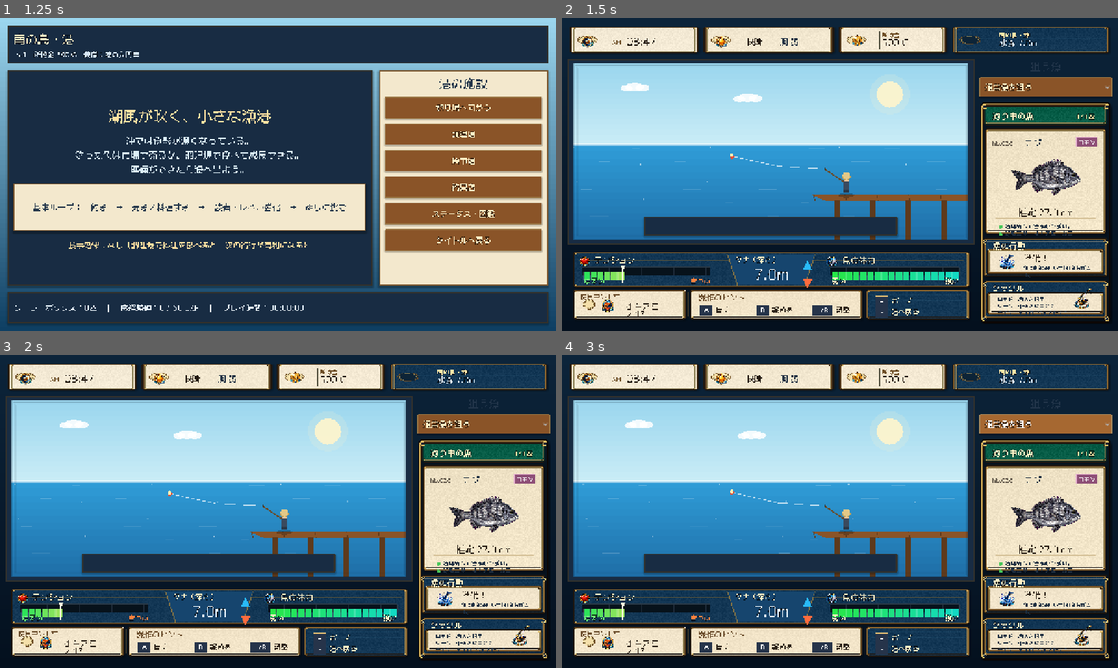
Above: before the commit, frames 1-4 (two rows, left to right).
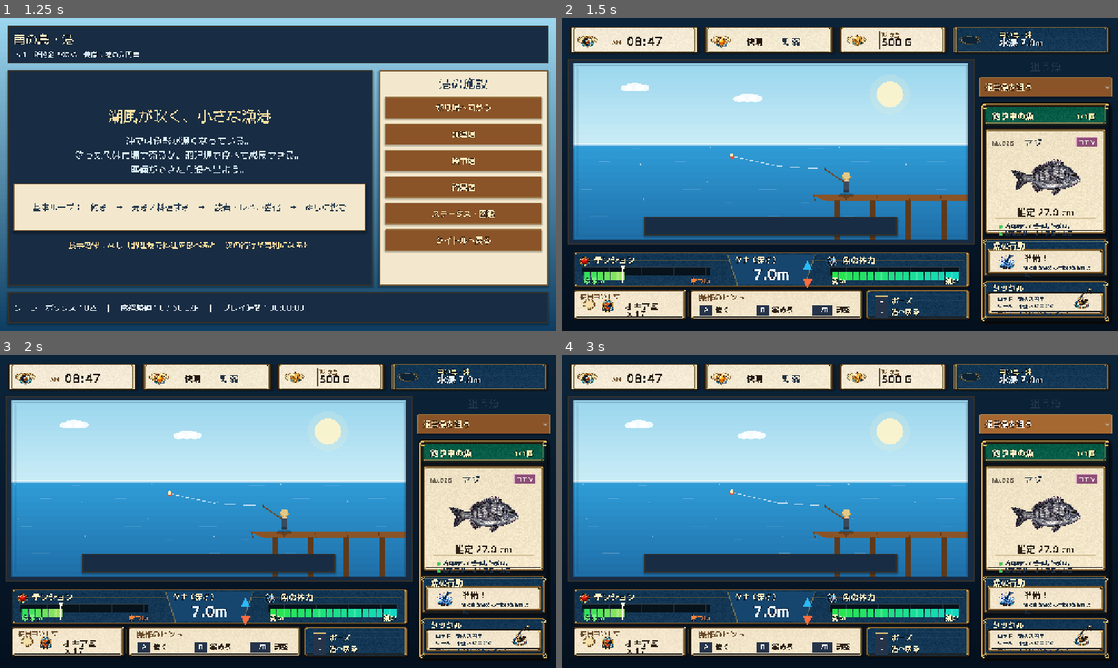
Above: after the commit, the same moments.

Repository: RYUKOU-OKUMURA/tsuri_quest_umi_mvp
Game: Godot game, scene res://scenes/main.tscn
Same seed, same stepped clock (60 frames per second), same inputs: the game is played once before the commit and once after it.
Inputs:
- Up to frame 1 (1.25 s): click "ゲームを始める" at 0.5 s
- Up to frame 2 (1.5 s): click "釣り場へ向かう" at 1.25 s
- Up to frame 3 (2 s): no input
- Up to frame 4 (3 s): click "通常魚を狙う" at 2 s; click "通常魚を狙う" at 2.75 s

Frame 1 is identical in both runs. In frame 2, 1.1% of the frame differs, in the area x 3-96%, y 4-96%; in frame 3, 1.1%; in frame 4, 1.1%.

Commit message:
Improve fight typography

Diff:
--- a/src/ui/components/fight_hud.gd
+++ b/src/ui/components/fight_hud.gd
@@ -8,6 +8,7 @@
 signal give_line_changed(active: bool)
 signal harbor_pressed
 
+const FightFontsScript = preload("res://src/ui/fight_fonts.gd")
 const HUD_FRAME_PATH := "res://assets/showcase/underwater/fight_hud_frame.png"
 const ICON_SHEET_PATH := "res://assets/showcase/underwater/fight_icon_sheet.png"
 const ICON_TENSION := 4
@@ -84,7 +85,7 @@
 
 
 func _draw() -> void:
-	var font := get_theme_default_font()
+	var font := FightFontsScript.bold(get_theme_default_font())
 	var rect := Rect2(Vector2.ZERO, size)
 	if rect.size.x <= 0.0 or rect.size.y <= 0.0:
 		return
--- a/src/ui/components/fight_sidebar.gd
+++ b/src/ui/components/fight_sidebar.gd
@@ -3,6 +3,7 @@
 ## 水中ファイト看板画面の右サイドバー。
 # 魚カード、行動カード、タックルカードをまとめて描画し、参照画像の情報密度に寄せる。
 
+const FightFontsScript = preload("res://src/ui/fight_fonts.gd")
 const FISH_SHEET_PATH := "res://assets/showcase/underwater/kurodai_showcase_sheet.png"
 const SIDEBAR_FRAME_PATH := "res://assets/showcase/underwater/sidebar_frame.png"
 const ICON_SHEET_PATH := "res://assets/showcase/underwater/fight_icon_sheet.png"
@@ -48,7 +49,7 @@
 
 
 func _draw() -> void:
-	var font := get_theme_default_font()
+	var font := FightFontsScript.bold(get_theme_default_font())
 	var w := size.x
 	var h := size.y
 	if w <= 0.0 or h <= 0.0:
--- a/src/ui/components/fight_status_bar.gd
+++ b/src/ui/components/fight_status_bar.gd
@@ -3,6 +3,7 @@
 ## 水中ファイト画面上部の専用ステータスバー。
 # 生成フレーム素材を敷き、時計・天候・所持金・現在地点/水深の文字だけを重ねる。
 
+const FightFontsScript = preload("res://src/ui/fight_fonts.gd")
 const FRAME_PATH := "res://assets/showcase/underwater/top_status_frame.png"
 const ICON_SHEET_PATH := "res://assets/showcase/underwater/fight_icon_sheet.png"
 const ICON_TIME := 0
@@ -45,7 +46,7 @@
 	else:
 		_draw_fallback_frame(rect)
 
-	var font := get_theme_default_font()
+	var font := FightFontsScript.bold(get_theme_default_font())
 	var slots := _slot_rects(rect)
 	_draw_status_icon(slots[0], ICON_TIME)
 	_draw_status_icon(slots[1], ICON_WEATHER)
@@ -77,10 +78,10 @@
 	if dark:
 		text_x += rect.size.y * 0.16
 	var max_width := rect.end.x - text_x - 18.0
-	var title_size := 14
-	var body_size := 22 if not dark else 19
+	var title_size := 15 if dark else 14
+	var body_size := 24 if not dark else 21
 	if rect.size.x < 230.0:
-		body_size = 20
+		body_size = 22
 	var title_color := Color("#6d4d25") if not dark else Palette.GOLD_BRIGHT
 	var body_color := Color("#21170f") if not dark else Color("#eaf6ff")
 	var outline := 0 if not dark else 3
@@ -89,12 +90,12 @@
 	if not dark and title == "AM":
 		var am_y := rect.position.y + rect.size.y * 0.66
 		_draw_text_clipped(font, title, Vector2(text_x, am_y), 14, title_color, max_width, outline)
-		_draw_text_clipped(font, body, Vector2(text_x + 34.0, am_y + 2.0), 24, body_color, max_width - 34.0, outline)
+		_draw_text_clipped(font, body, Vector2(text_x + 34.0, am_y + 3.0), 28, body_color, max_width - 34.0, outline)
 		return
 	if not dark and title == "快晴":
 		var inline_y := rect.position.y + rect.size.y * 0.66
-		_draw_text_clipped(font, title, Vector2(text_x, inline_y), 18, body_color, max_width, outline)
-		_draw_text_clipped(font, body, Vector2(text_x + 78.0, inline_y), 18, Palette.TEXT_DARK, max_width - 78.0, outline)
+		_draw_text_clipped(font, title, Vector2(text_x, inline_y), 19, body_color, max_width, outline)
+		_draw_text_clipped(font, body, Vector2(text_x + 80.0, inline_y), 19, Palette.TEXT_DARK, max_width - 80.0, outline)
 		return
 	_draw_text_clipped(font, title, Vector2(text_x, title_y), title_size, title_color, max_width, outline)
 	_draw_text_clipped(font, body, Vector2(text_x, body_y), body_size, body_color, max_width, outline)
--- a/src/ui/components/underwater_view.gd
+++ b/src/ui/components/underwater_view.gd
@@ -1,6 +1,7 @@
 class_name UnderwaterView
 extends Control
 
+const FightFontsScript = preload("res://src/ui/fight_fonts.gd")
 const SHOWCASE_BG_PATH := "res://assets/showcase/underwater/underwater_battle_bg.png"
 const SHOWCASE_FISH_SHEET_PATH := "res://assets/showcase/underwater/kurodai_showcase_sheet.png"
 const SHOWCASE_HIT_BURST_PATH := "res://assets/showcase/underwater/hit_burst.png"
@@ -151,7 +152,7 @@
 	var divider_color := Color(0.55, 0.82, 0.95, 0.18)
 	draw_line(Vector2(panel_width, 0.0), Vector2(panel_width, size.y), divider_color, 1.0)
 
-	var font := get_theme_default_font()
+	var font := FightFontsScript.regular(get_theme_default_font())
 	var font_size := 12
 	var max_depth := 25.0
 	if not fish_data.is_empty():
@@ -490,7 +491,7 @@
 		var draw_size := tex_size * scale
 		var draw_rect := Rect2(burst_center - draw_size * 0.5, draw_size)
 		draw_texture_rect(_showcase_hit_burst, draw_rect, false, Color(1.0, 1.0, 1.0, alpha))
-	var font := get_theme_default_font()
+	var font := FightFontsScript.bold(get_theme_default_font())
 	var text := "ヒット！"
 	var font_size := int(clampf(size.y * 0.16, 48.0, 76.0))
 	var text_width := font.get_string_size(text, HORIZONTAL_ALIGNMENT_CENTER, -1, font_size).x
--- /dev/null
+++ b/src/ui/fight_fonts.gd
@@ -0,0 +1,36 @@
+extends RefCounted
+## 水中ファイト看板画面用フォント。
+# 通常テーマのフォントと分けて、参照画像に近い太い見出し/数値を安定して使う。
+
+const REGULAR_PATH := "res://assets/fonts/MPLUS1p-Regular.ttf"
+const BOLD_PATH := "res://assets/fonts/MPLUS1p-Bold.ttf"
+const ANTIALIASING := TextServer.FONT_ANTIALIASING_NONE
+
+static var _regular: FontFile
+static var _bold: FontFile
+
+
+static func regular(fallback: Font) -> Font:
+	if _regular == null:
+		_regular = _load_font(REGULAR_PATH)
+	return _regular if _regular != null else fallback
+
+
+static func bold(fallback: Font) -> Font:
+	if _bold == null:
+		_bold = _load_font(BOLD_PATH)
+	return _bold if _bold != null else fallback
+
+
+static func _load_font(path: String) -> FontFile:
+	if not ResourceLoader.exists(path) and not FileAccess.file_exists(path):
+		return null
+	var loaded := load(path)
+	var font := loaded as FontFile
+	if font == null:
+		return null
+	font.antialiasing = ANTIALIASING
+	font.hinting = TextServer.HINTING_NONE
+	font.subpixel_positioning = TextServer.SUBPIXEL_POSITIONING_DISABLED
+	font.generate_mipmaps = true
+	return font
Binary file added: assets/fonts/MPLUS1p-Bold.ttf
Not shown, added: assets/fonts/MPLUS1p-Bold.ttf.import
Not shown, added: assets/fonts/OFL-MPLUS1p.txt
Not shown, added: src/ui/fight_fonts.gd.uid
Not shown, changed: design-qa.md
Not shown, changed: docs/11_underwater_fight_showcase.md
Not shown, added: tools/build_fight_comparison_images.py
